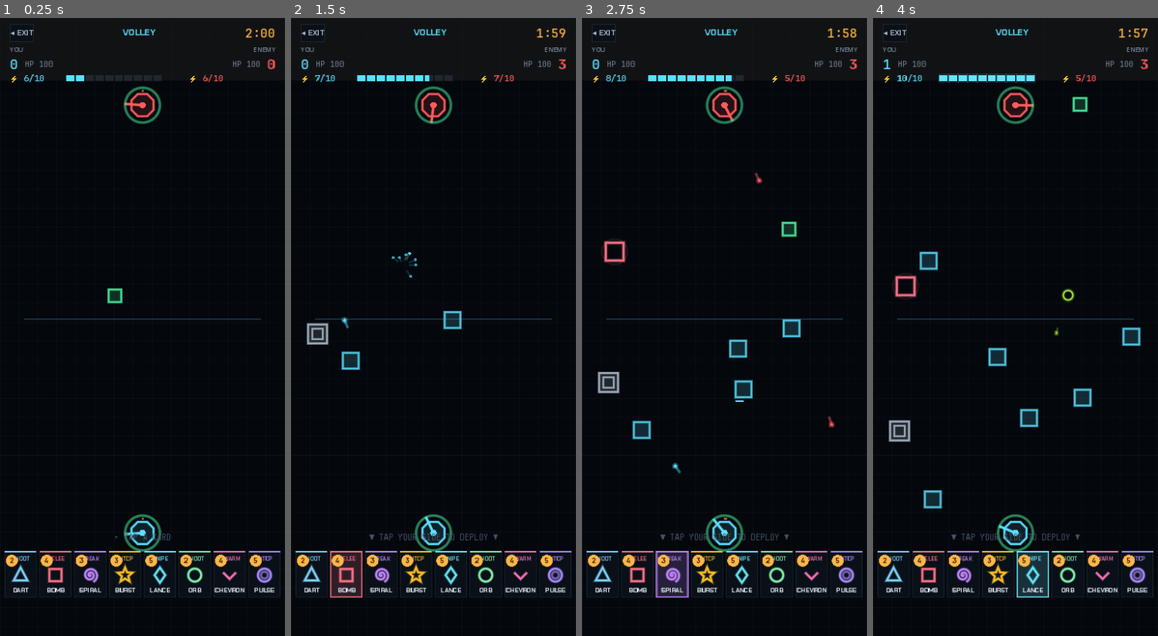
Above: before the commit, frames 1-4 (left to right).
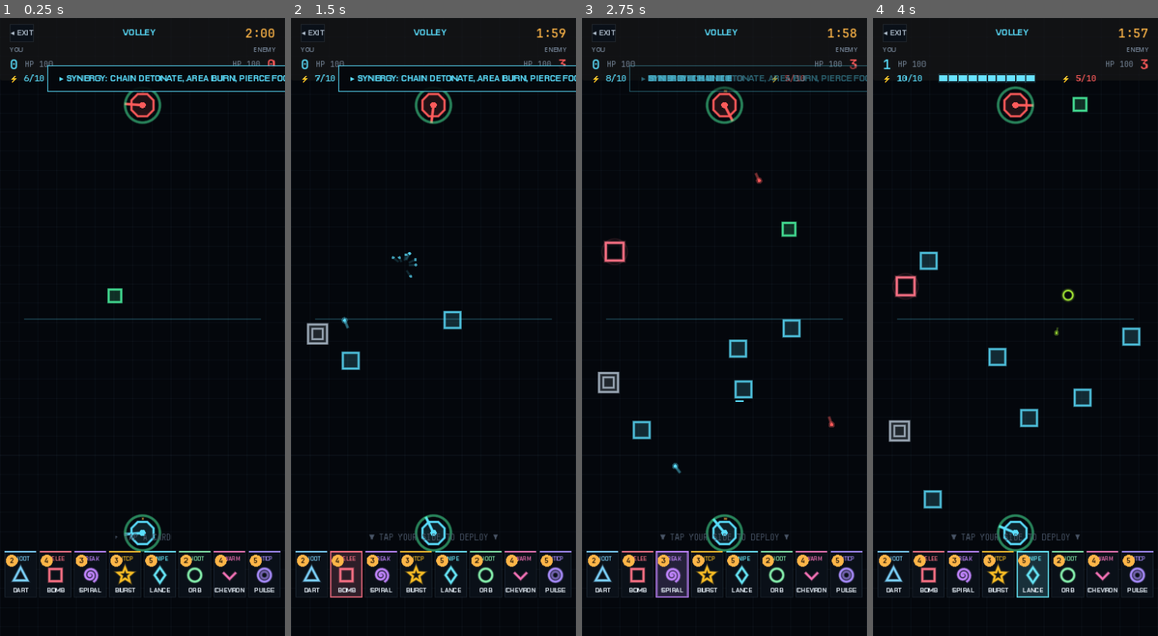
Above: after the commit, the same moments.

Repository: Catalyst86/battle-vector
Game: Godot game, scene res://scenes/match/volley/match_volley.tscn
Two runs of this game, one before a commit and one after it. Both use one fixed random seed, a clock stepped at 60 frames per second and the inputs below. This scene is started directly instead of the project's main scene.
Inputs (mouse positions are in pixels of both pictures, inside the frame that each line leads up to):
- Up to frame 1 (0.25 s): no input
- Up to frame 2 (1.5 s): tap A at 0.5 s; move the mouse to (310, 574) at 0.52 s; click (310, 574) at 0.67 s; move the mouse to (345, 574) at 1.27 s; click (345, 574) at 1.42 s
- Up to frame 3 (2.75 s): move the mouse to (673, 574) at 2.02 s; click (673, 574) at 2.17 s
- Up to frame 4 (4 s): move the mouse to (998, 574) at 2.77 s; click (998, 574) at 2.92 s; move the mouse to (1032, 574) at 3.52 s; click (1032, 574) at 3.67 s

The runs differ from the first frame. In frame 1, 1.1% of the frame differs, in the area x 16-100%, y 7-12%; in frame 2, 1.1%; in frame 3, 1.0%; in frame 4, nothing differs.

Commit message:
feat(synergies): confirm in-match effect + surface to player
Synergies were already wired end-to-end (unit.gd:_synergy_multiplier
reads Synergies.active_for and folds the bonus into base_damage on
_ready) — the comment in synergies.gd was just stale, claiming
"display-only" when the hook has existed for a while. Rewrote the
header to describe the actual flow and point at the effect site.

Added Synergies.active_label() and wired a one-shot match-start toast
in both classic and volley:

    ▸ SYNERGY: CHAIN DETONATE, PIERCE FOCUS

Previously the player's only signal that synergies fire was the Deck
tab label — in-match they were invisible. Now a 2.4s toast confirms
which pairs their deck unlocked. Tutorial mode skips the toast to keep
onboarding clean.

Diff:
--- a/vector/autoload/synergies.gd
+++ b/vector/autoload/synergies.gd
@@ -1,9 +1,12 @@
 extends Node
 ## Card synergies. Static pair-bonus table — if a deck contains BOTH cards
-## in a pair, the synergy is active and shown in the Deck tab.
+## in a pair, the synergy is active: its percentage bonus multiplies the
+## damage of every unit matching either card in the pair.
 ##
-## These are display-only hints for now; no in-match effect is applied yet.
-## The effect hook can live in unit.gd later, reading from this table.
+## Effect site: `scripts/match/unit.gd:_synergy_multiplier()`. Called once in
+## `Unit._ready()` so `base_damage = card.damage * level_mult * synergy_mult`
+## is fixed for the unit's lifetime. The Deck tab reads the same table via
+## `active_for()` to display the active synergies to the player.
 
 const PAIRS: Array[Dictionary] = [
 	{ "a": &"pulse",   "b": &"burst",   "label": "CHAIN DETONATE",  "bonus": 0.18 },
@@ -24,3 +27,15 @@
 		if ids.has(p.a) and ids.has(p.b):
 			out.append(p)
 	return out
+
+## Comma-separated label listing active synergy names — used by the match
+## HUD to confirm to the player which pairs their deck unlocked. Empty
+## string if no synergies fire, so the caller can skip the toast cleanly.
+func active_label(card_ids: Array) -> String:
+	var active: Array[Dictionary] = active_for(card_ids)
+	if active.is_empty():
+		return ""
+	var parts: Array[String] = []
+	for p in active:
+		parts.append(String(p.label))
+	return ", ".join(parts)
--- a/vector/scripts/match/match.gd
+++ b/vector/scripts/match/match.gd
@@ -453,7 +453,25 @@
 	_refresh_ui()
 	_update_hint()
 	_update_coach()
+	_announce_synergies()
 	_show_match_start_countdown()
+
+## Surface active deck synergies at match start — a quick toast so the
+## player sees which pairs their deck unlocked. Tutorial mode skips this
+## to keep the onboarding flow uncluttered.
+func _announce_synergies() -> void:
+	if _mode != null and _mode.is_tutorial:
+		return
+	if Synergies == null or PlayerDeck == null:
+		return
+	var deck_ids: Array = []
+	for c in deck:
+		if c != null:
+			deck_ids.append(c.id)
+	var label: String = Synergies.active_label(deck_ids)
+	if label == "" or Toast == null:
+		return
+	Toast.notify("▸ SYNERGY: %s" % label, 2.4)
 
 ## Drops a full-screen "3 · 2 · 1 · GO" overlay after BUILD ends — gives the
 ## player a beat to orient before bot units start pouring in.
--- a/vector/scripts/match/volley/match_volley.gd
+++ b/vector/scripts/match/volley/match_volley.gd
@@ -89,6 +89,21 @@
 	_refresh_hud()
 	SfxBank.play(&"match_start")
 	PlayerProfile.buzz(40)
+	_announce_synergies()
+
+## Surface active deck synergies at match start — same pattern as classic
+## so the player sees which pairs their deck unlocked. Fires once on load.
+func _announce_synergies() -> void:
+	if Synergies == null or _deck.is_empty():
+		return
+	var ids: Array = []
+	for c in _deck:
+		if c != null:
+			ids.append(c.id)
+	var label: String = Synergies.active_label(ids)
+	if label == "" or Toast == null:
+		return
+	Toast.notify("▸ SYNERGY: %s" % label, 2.4)
 
 var _player_guns: Array[Gun] = []
 var _enemy_guns: Array[Gun] = []
